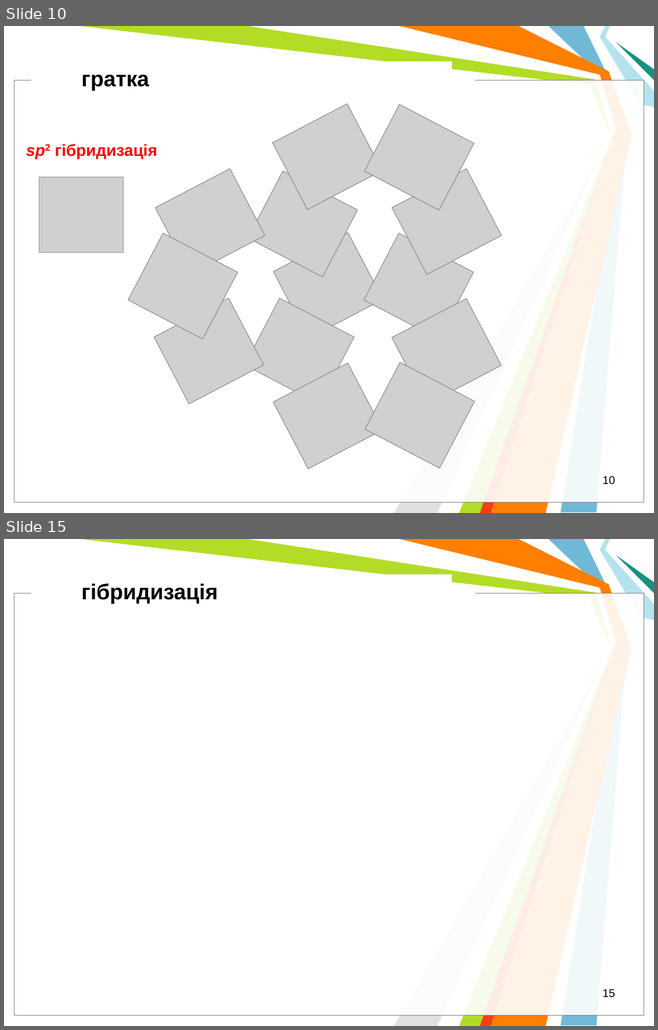
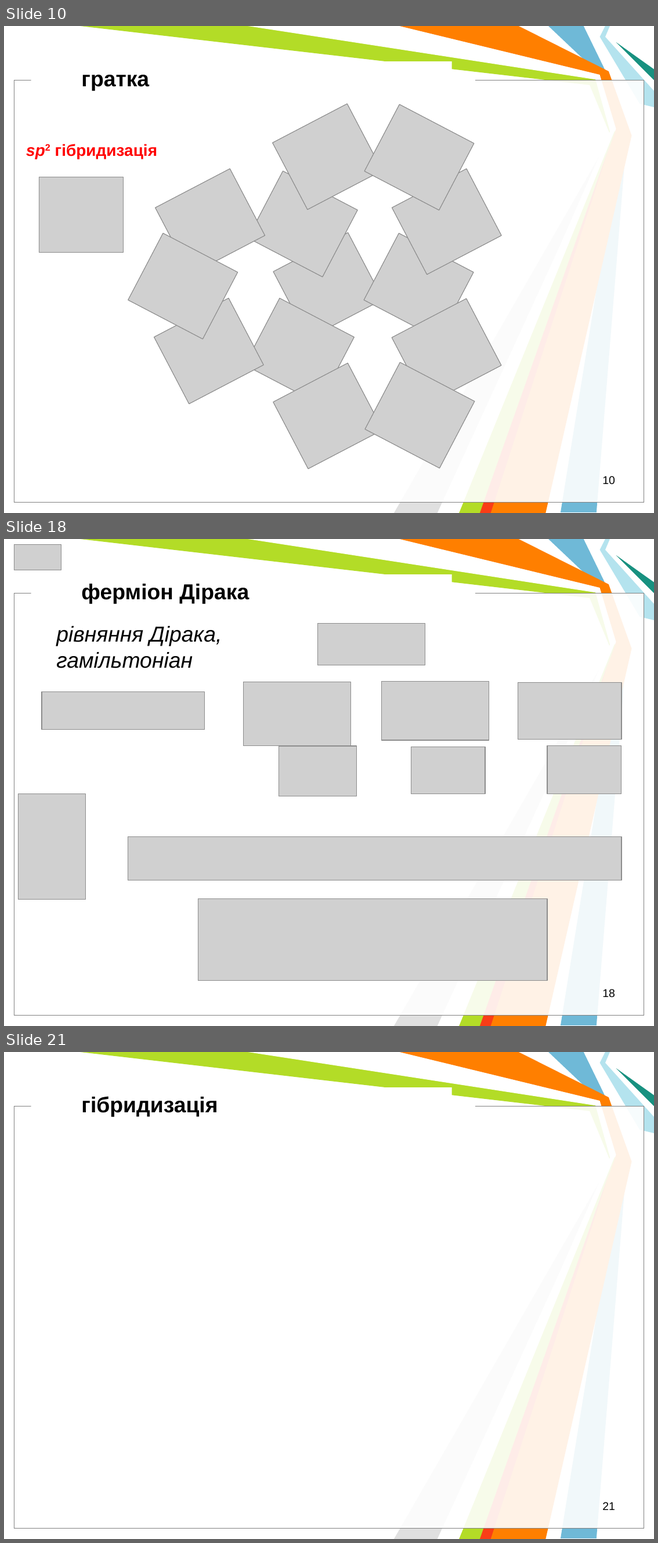
Before and after one commit to l432/NMK, a slide deck: Lecture/Nanoelectronika/Present/NanoelectronV5.ppt. Shown one above the other, each under a label of ours: slides 10 and 15 before the commit, slides 10, 18 and 21 after it; the slides between them are not shown. The pictures are 658x1030 and 658x1543 pixels, drawn with LibreOffice and Linux fonts; fonts in the diff are those of the drawing; grey boxes stand for pictures; background and template pictures are left out. Boxes give left, top, right and bottom in pixels: in the first picture for what was removed or moved away, otherwise in the second. Text is boxed around its words. In the diff, an @@ line names an element or a change of style, - is before the commit and + after.

```diff
--- a/Lecture/Nanoelectronika/Present/NanoelectronV5.ppt
+++ b/Lecture/Nanoelectronika/Present/NanoelectronV5.ppt
@@ slide 18 added at (4,539,654,1026), background #FFFFFF; not listed: 11 template elements that a slide beside it also shows @@
@@ picture added at (14,545,61,570) @@
@@ text added at (81,584,249,603), 24 pt, text #000000, bold @@
+ферміон Дірака
@@ picture added at (318,624,425,665) @@
@@ text added at (56,626,222,668), 24 pt, text #000000, italic @@
+рівняння Дірака, гамільтоніан
@@ picture added at (42,692,204,729) @@
@@ picture added at (243,682,350,746) @@
@@ picture added at (382,681,489,740) @@
@@ picture added at (518,683,621,740) @@
@@ picture added at (279,746,357,797) @@
@@ picture added at (411,747,485,794) @@
@@ picture added at (547,745,621,794) @@
@@ picture added at (18,794,85,899) @@
@@ picture added at (128,837,621,881) @@
@@ picture added at (198,899,547,981) @@
@@ page number added at (602,989,615,998), 12.5 pt, text #000000 @@
+18
@@ what was slide 15 is now slide 21 @@
@@ page number at (602,1502,615,1510): text changed @@
-15
+21
```
Also in this commit, not shown: 2 slides changed, 8 other slides added, 2 slides removed, 3 other files.
